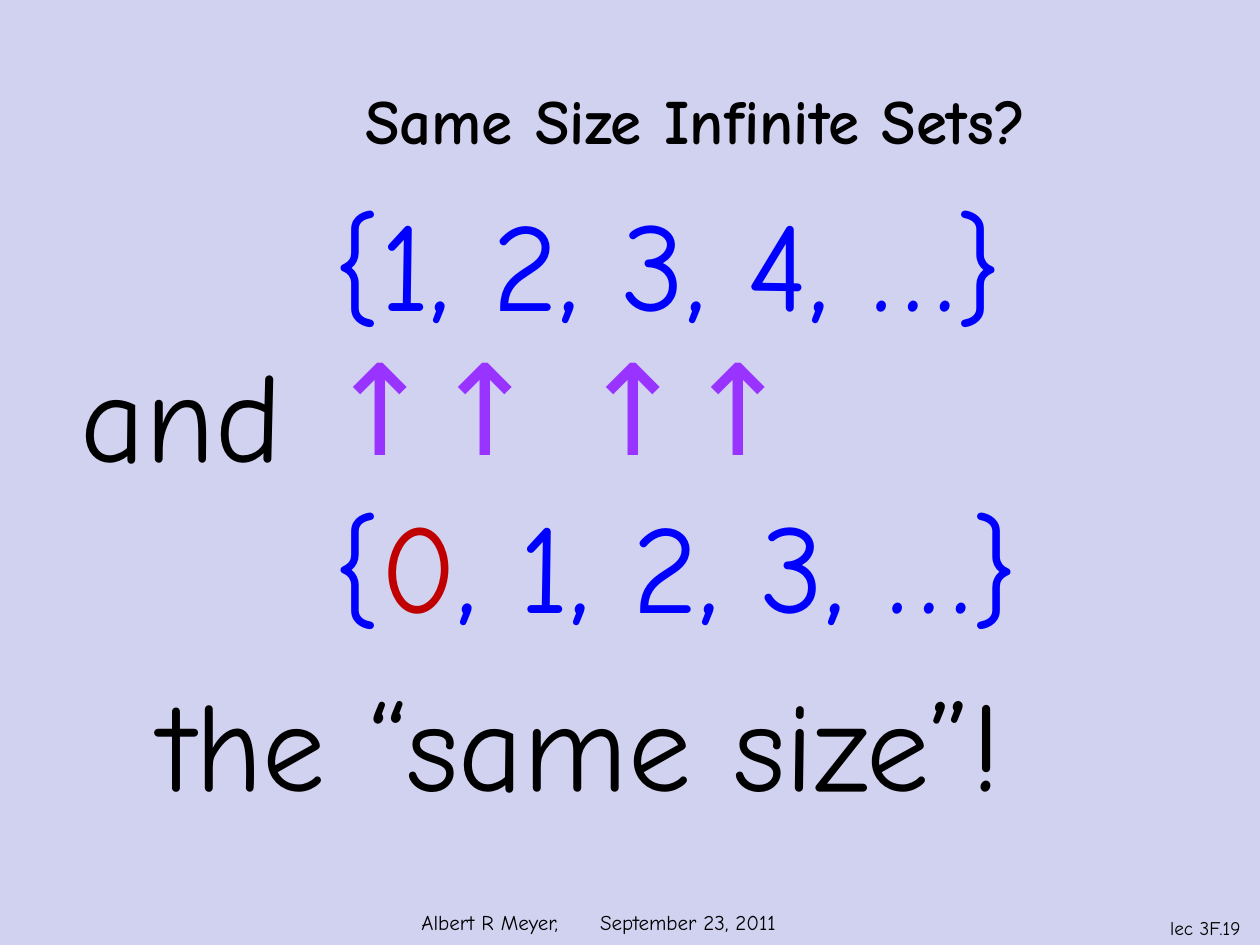
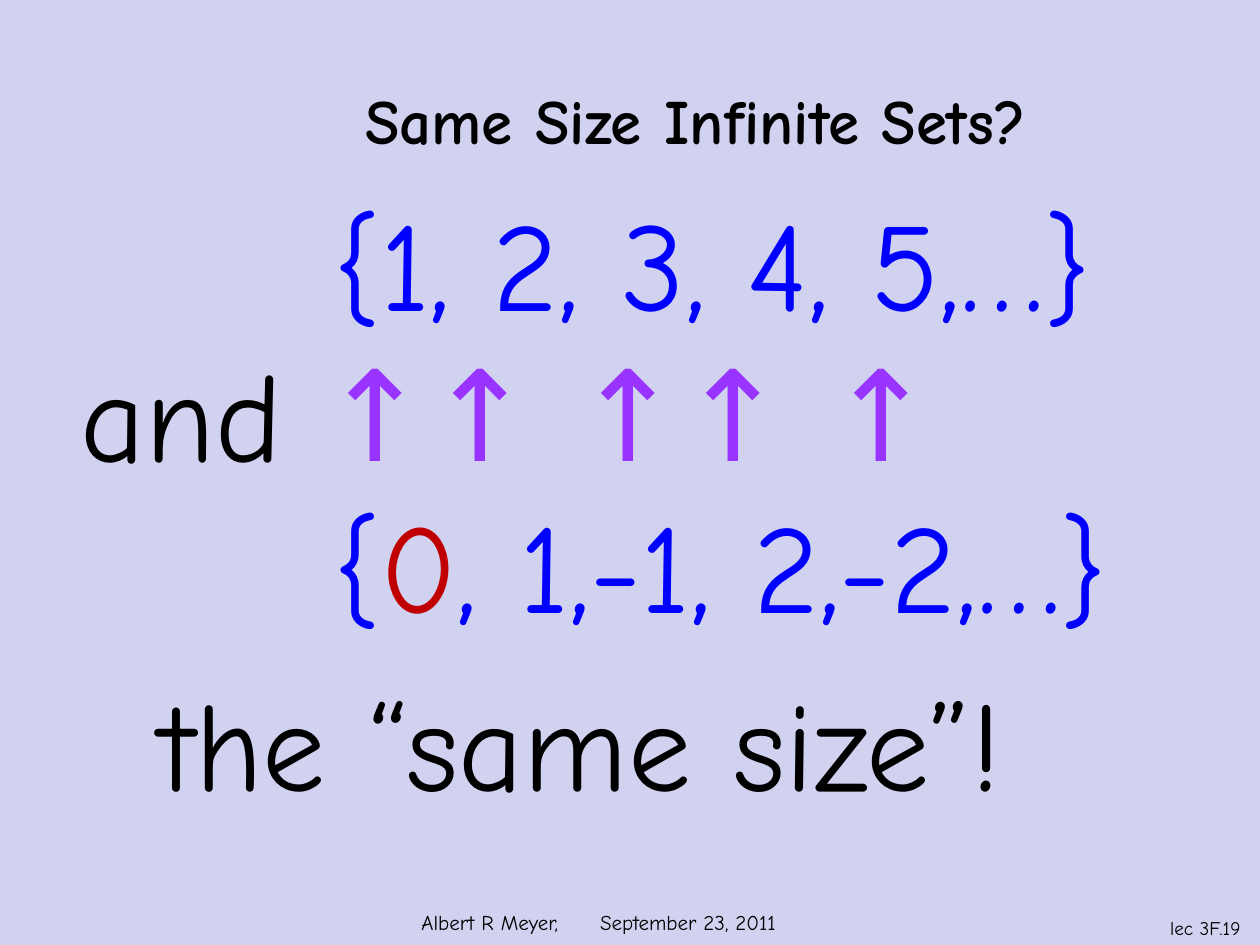
Before and after one commit to armeyer/mcs_web, a slide deck: slide 19 of fall11/slidesF11/slides3f.pptx. Drawn at 1260x945 pixels with LibreOffice and Linux fonts; fonts in the diff are those of the drawing; background and template pictures are left out. Boxes give left, top, right and bottom in pixels: in the first picture for what was removed or moved away, otherwise in the second. Text is boxed around its words. In the diff, an @@ line names an element or a change of style, - is before the commit and + after.

```diff
--- a/fall11/slidesF11/slides3f.pptx
+++ b/fall11/slidesF11/slides3f.pptx
@@ text at bbox=[333, 210, 1092, 327]: text changed @@
-{1, 2, 3, 4, …}
+{1, 2, 3, 4, 5,…}
@@ text at bbox=[310, 329, 1047, 494]: text changed @@
-↑↑ ↑↑
+↑↑ ↑↑ ↑
@@ text at bbox=[333, 512, 1107, 629]: text changed @@
-{0, 1, 2, 3, …}
+{0, 1,-1, 2,-2,…}
```
Also in this commit, not shown: 8 other slides changed, 1 other file.
